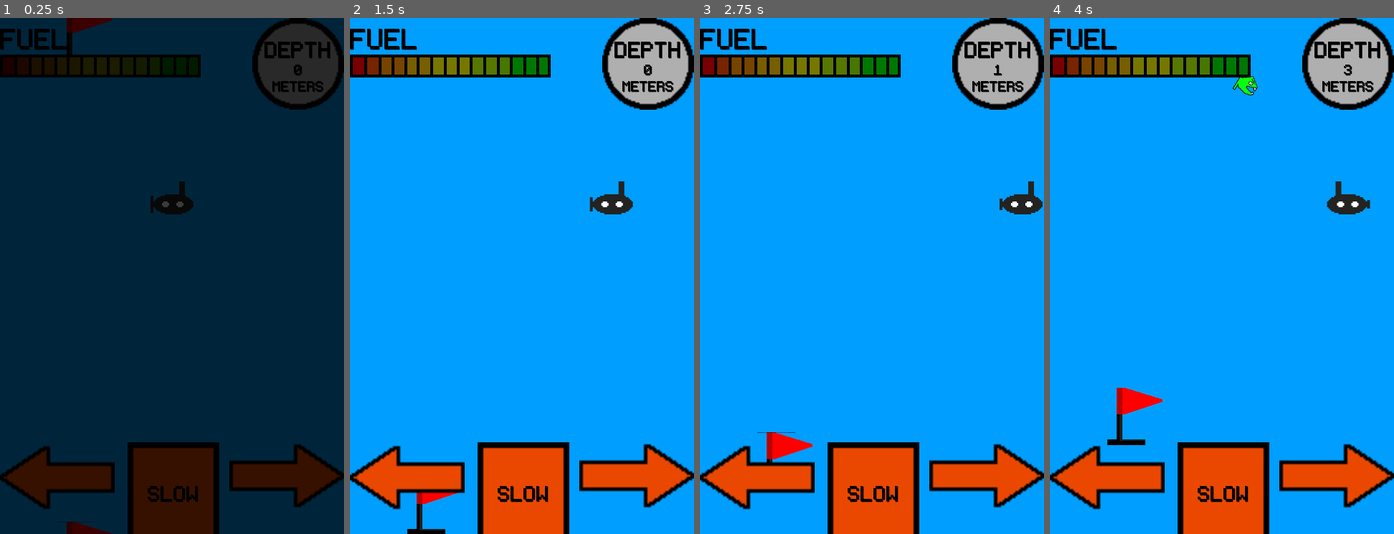
Above: before the commit, frames 1-4 (left to right).
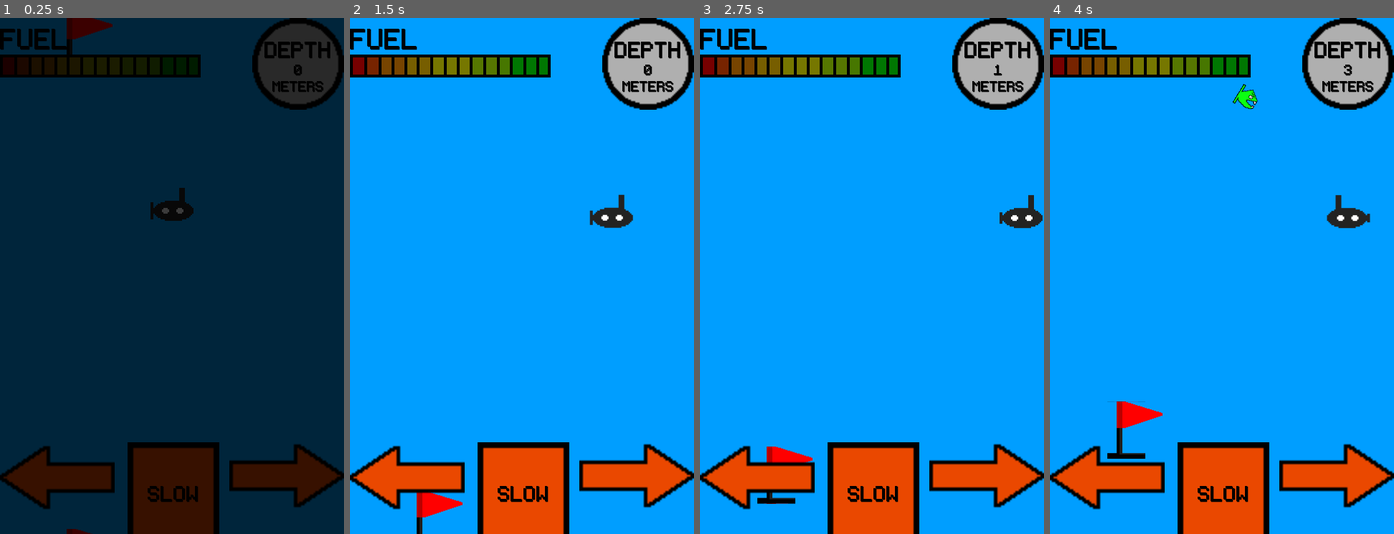
Above: after the commit, the same moments.

Repository: seb-navarro/Endless_Depth
Game: Godot game, scene res://Main/Main.tscn
Two runs of this game, one before a commit and one after it. Both use one fixed random seed, a clock stepped at 60 frames per second and the inputs below. This scene is started directly instead of the project's main scene.
Inputs:
- Up to frame 1 (0.25 s): no input
- Up to frame 2 (1.5 s): hold D (move_right) 0.53-1.28 s; hold A (move_left) from 1.28 s (still down)
- Up to frame 3 (2.75 s): release A (move_left) at 2.03 s; hold D (move_right) from 2.03 s (still down)
- Up to frame 4 (4 s): release D (move_right) at 3.53 s; hold A (move_left) from 3.53 s (still down)

The runs differ from the first frame. In frame 1, 0.7% of the frame differs, in the area x 16-57%, y 0-100%; in frame 2, 1.1%; in frame 3, 1.3%; in frame 4, 1.9%, in the area x 16-94%, y 11-86%.

Commit message:
added camera boost smoothing

Diff:
--- a/Camera/camera_2d.gd
+++ b/Camera/camera_2d.gd
@@ -15,7 +15,6 @@
 # Called every frame. 'delta' is the elapsed time since the previous frame.
 func _process(delta: float) -> void:
 	pass
-
 
 
 func _on_enemy_timer_timeout() -> void:
@@ -63,5 +62,4 @@
 
 	obstacle.linear_velocity = Vector2(0, -50)
 
-
 	add_child(obstacle)
--- a/Main/Main.tscn
+++ b/Main/Main.tscn
@@ -4,6 +4,21 @@
 [ext_resource type="Script" path="res://Main/main.gd" id="1_bguby"]
 [ext_resource type="PackedScene" uid="uid://bw0ocppp3257y" path="res://HUD/hud.tscn" id="4_74q7b"]
 [ext_resource type="PackedScene" uid="uid://b2roys1sxfvi5" path="res://Background/parallax_background.tscn" id="5_hywl2"]
+
+[sub_resource type="Animation" id="Animation_5r7q8"]
+length = 0.001
+tracks/0/type = "value"
+tracks/0/imported = false
+tracks/0/enabled = true
+tracks/0/path = NodePath("ColorRect:modulate")
+tracks/0/interp = 1
+tracks/0/loop_wrap = true
+tracks/0/keys = {
+"times": PackedFloat32Array(0),
+"transitions": PackedFloat32Array(1),
+"update": 0,
+"values": [Color(0, 0, 0, 1)]
+}
 
 [sub_resource type="Animation" id="Animation_qkdf8"]
 resource_name = "fade_in"
@@ -18,21 +33,6 @@
 "transitions": PackedFloat32Array(1, 1),
 "update": 0,
 "values": [Color(0, 0, 0, 1), Color(0, 0, 0, 0)]
-}
-
-[sub_resource type="Animation" id="Animation_5r7q8"]
-length = 0.001
-tracks/0/type = "value"
-tracks/0/imported = false
-tracks/0/enabled = true
-tracks/0/path = NodePath("ColorRect:modulate")
-tracks/0/interp = 1
-tracks/0/loop_wrap = true
-tracks/0/keys = {
-"times": PackedFloat32Array(0),
-"transitions": PackedFloat32Array(1),
-"update": 0,
-"values": [Color(0, 0, 0, 1)]
 }
 
 [sub_resource type="AnimationLibrary" id="AnimationLibrary_bo4yt"]
--- a/Menu/Menu.tscn
+++ b/Menu/Menu.tscn
@@ -75,6 +75,36 @@
 "speed": 12.0
 }]
 
+[sub_resource type="Animation" id="Animation_fx8qt"]
+length = 0.001
+tracks/0/type = "value"
+tracks/0/imported = false
+tracks/0/enabled = true
+tracks/0/path = NodePath(".:modulate")
+tracks/0/interp = 1
+tracks/0/loop_wrap = true
+tracks/0/keys = {
+"times": PackedFloat32Array(0),
+"transitions": PackedFloat32Array(1),
+"update": 0,
+"values": [Color(0, 0, 0, 0)]
+}
+
+[sub_resource type="Animation" id="Animation_nlrfa"]
+resource_name = "fade_in"
+tracks/0/type = "value"
+tracks/0/imported = false
+tracks/0/enabled = true
+tracks/0/path = NodePath(".:modulate")
+tracks/0/interp = 1
+tracks/0/loop_wrap = true
+tracks/0/keys = {
+"times": PackedFloat32Array(0.0333333, 0.966667),
+"transitions": PackedFloat32Array(1, 1),
+"update": 0,
+"values": [Color(0, 0, 0, 1), Color(0, 0, 0, 0)]
+}
+
 [sub_resource type="Animation" id="Animation_4p5jg"]
 resource_name = "fade_out"
 tracks/0/type = "value"
@@ -90,36 +120,6 @@
 "values": [Color(0, 0, 0, 0), Color(0, 0, 0, 1)]
 }
 
-[sub_resource type="Animation" id="Animation_fx8qt"]
-length = 0.001
-tracks/0/type = "value"
-tracks/0/imported = false
-tracks/0/enabled = true
-tracks/0/path = NodePath(".:modulate")
-tracks/0/interp = 1
-tracks/0/loop_wrap = true
-tracks/0/keys = {
-"times": PackedFloat32Array(0),
-"transitions": PackedFloat32Array(1),
-"update": 0,
-"values": [Color(0, 0, 0, 0)]
-}
-
-[sub_resource type="Animation" id="Animation_nlrfa"]
-resource_name = "fade_in"
-tracks/0/type = "value"
-tracks/0/imported = false
-tracks/0/enabled = true
-tracks/0/path = NodePath(".:modulate")
-tracks/0/interp = 1
-tracks/0/loop_wrap = true
-tracks/0/keys = {
-"times": PackedFloat32Array(0.0333333, 0.966667),
-"transitions": PackedFloat32Array(1, 1),
-"update": 0,
-"values": [Color(0, 0, 0, 1), Color(0, 0, 0, 0)]
-}
-
 [sub_resource type="AnimationLibrary" id="AnimationLibrary_ehyyo"]
 _data = {
 "RESET": SubResource("Animation_fx8qt"),
--- a/Player/Player.gd
+++ b/Player/Player.gd
@@ -18,7 +18,6 @@
 func _process(delta: float) -> void:
 	var player_size = Vector2(64, 64)
 
-
 	velocity.y = down * delta
 
 	if Input.is_action_pressed("move_right") and Input.is_action_pressed("move_left"):
@@ -38,6 +37,7 @@
 	$AnimatedSprite2D.play()
 
 	position += velocity * delta
+
 
 	position.x = clamp(position.x, 0 + player_size.x / 2, screen_size.x - player_size.x / 2)
 
--- a/Player/Player.tscn
+++ b/Player/Player.tscn
@@ -173,6 +173,8 @@
 one_shot = true
 
 [node name="Camera2D" type="Camera2D" parent="."]
+position_smoothing_enabled = true
+position_smoothing_speed = 2.5
 script = ExtResource("32_bkscu")
 enemy_scene = ExtResource("33_ygo5y")
 rock_scene = ExtResource("34_llug6")
